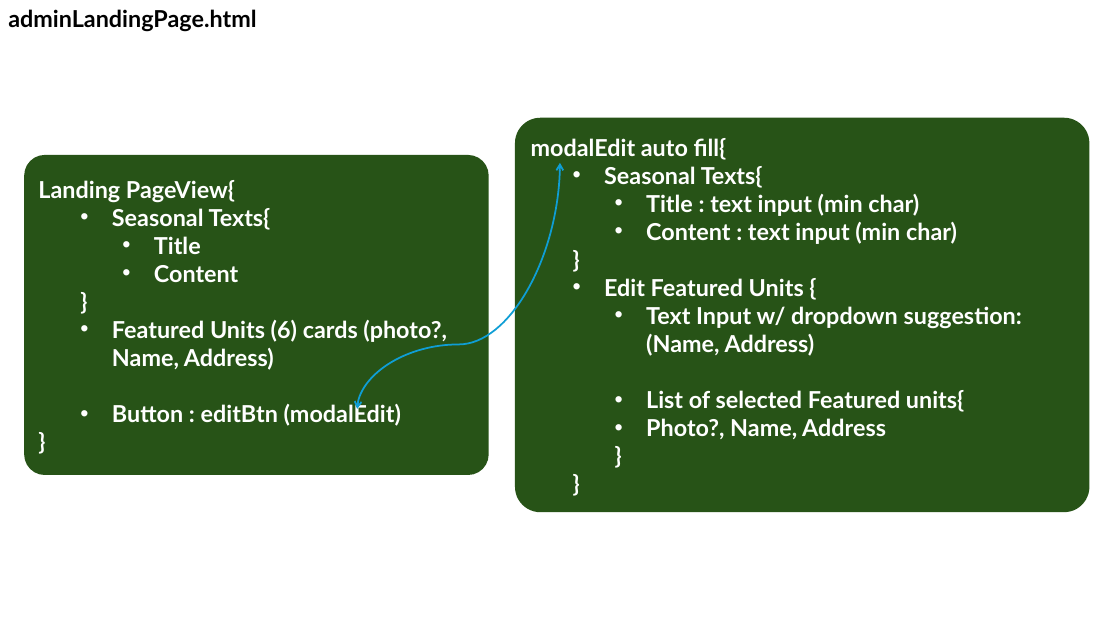
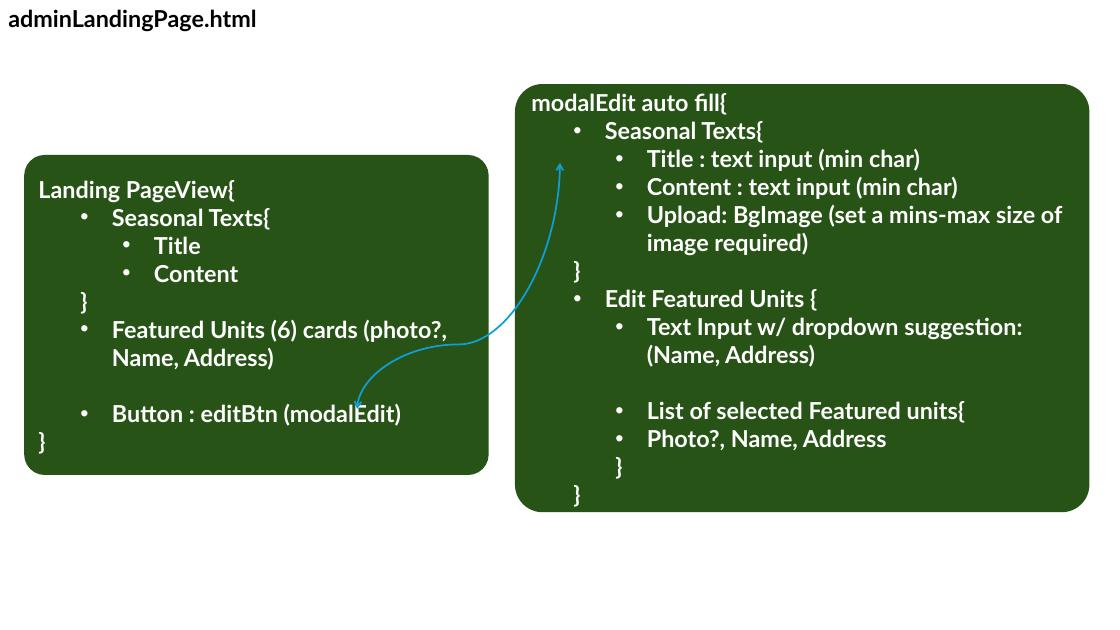
Before and after one commit to Booking-Resevation-Betcha-Homie-House/CAPSTONE-Development-Road-Map, a slide deck: slide 29 of betchaBooking-USECASE.pptx. Drawn at 1120x630 pixels with LibreOffice and Linux fonts; fonts in the diff are those of the drawing. Boxes give left, top, right and bottom in pixels: in the first picture for what was removed or moved away, otherwise in the second. Text is boxed around its words. In the diff, an @@ line names an element or a change of style, - is before the commit and + after.

```diff
--- a/betchaBooking-USECASE.pptx
+++ b/betchaBooking-USECASE.pptx
@@ rounded rectangle "modalEdit auto fill{": place and size @@
-rounded rectangle "modalEdit auto fill{" at [515,118,1090,513]
+rounded rectangle "modalEdit auto fill{" at [515,84,1090,513]
@@ text in rounded rectangle at [647,205,1063,256]: paragraph added @@
+    • Upload: BgImage (set a mins-max size of image required)
```
Also in this commit, not shown: 7 other slides changed, 1 slide added, 1 slide removed, 1 other file.
